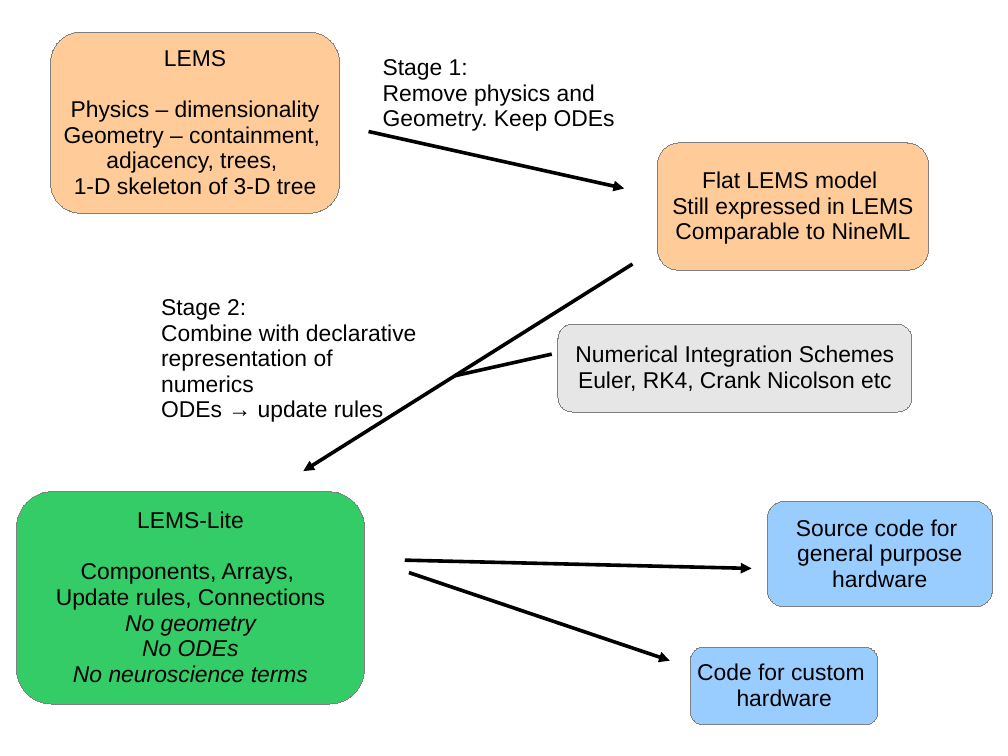
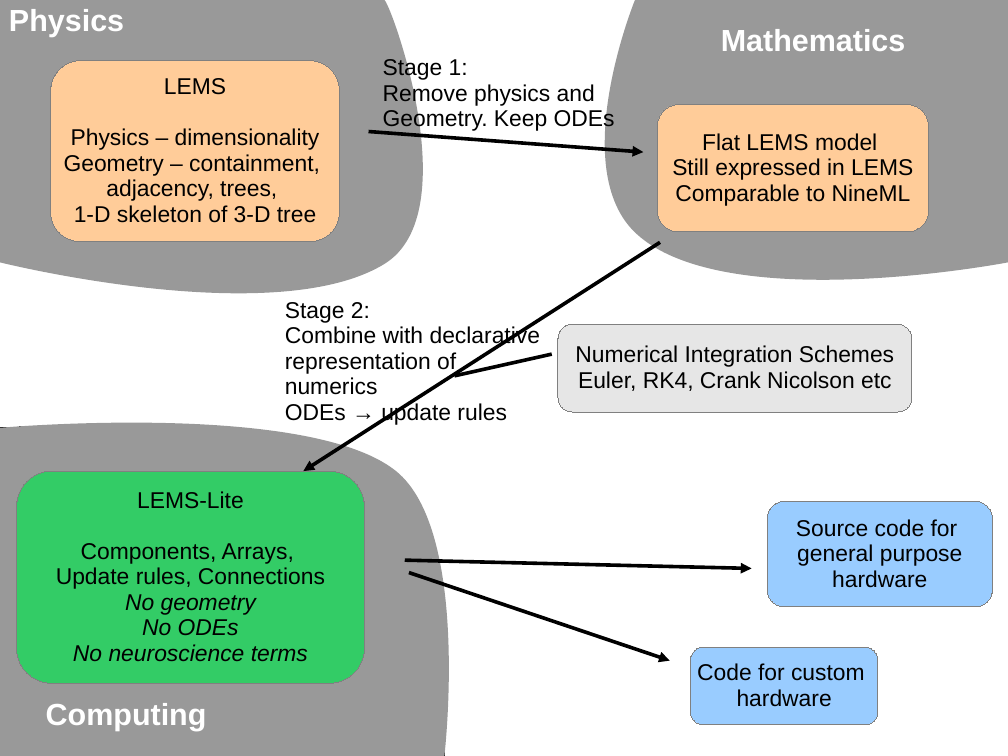
Before and after one commit to robertcannon/jldLEMS, a slide deck: slide 6 of docs/presentations/lems-lems-lite.odp (slide 5 before the commit). Drawn at 1008x756 pixels with LibreOffice and Linux fonts; fonts in the diff are those of the drawing. Boxes give left, top, right and bottom in pixels: in the first picture for what was removed or moved away, otherwise in the second. Text is boxed around its words. In the diff, an @@ line names an element or a change of style, - is before the commit and + after.

```diff
--- a/docs/presentations/lems-lems-lite.odp
+++ b/docs/presentations/lems-lems-lite.odp
@@ freeform shape added at bbox=[0, 0, 423, 294], fill #999999 @@
@@ text added at bbox=[9, 9, 124, 37], 24 pt, text #FFFFFF, bold @@
+Physics
@@ freeform shape added at bbox=[605, 0, 1008, 280], fill #999999 @@
@@ text added at bbox=[721, 29, 906, 51], 24 pt, text #FFFFFF, bold @@
+Mathematics
@@ rounded rectangle "LEMS": place and size @@
-rounded rectangle "LEMS" at bbox=[50, 32, 339, 213]
+rounded rectangle "LEMS" at bbox=[50, 60, 339, 241]
@@ rounded rectangle "Flat LEMS model": place and size @@
-rounded rectangle "Flat LEMS model" at bbox=[658, 143, 929, 270]
+rounded rectangle "Flat LEMS model" at bbox=[658, 104, 929, 231]
@@ arrow moved from (369, 132) - (625, 188) to (369, 132) - (644, 152) @@
@@ arrow moved from (633, 264) - (304, 471) to (660, 242) - (304, 471) @@
@@ text "Stage 2:": place and size @@
-text "Stage 2:" at bbox=[161, 299, 416, 423]
+text "Stage 2:" at bbox=[285, 302, 540, 425]
@@ freeform shape added at bbox=[0, 426, 445, 756], fill #999999, outline #000000 0 pt @@
@@ freeform shape added at bbox=[0, 423, 449, 756], fill #999999 @@
@@ rounded rectangle "LEMS-Lite": place and size @@
-rounded rectangle "LEMS-Lite" at bbox=[16, 492, 364, 704]
+rounded rectangle "LEMS-Lite" at bbox=[16, 471, 364, 683]
@@ text added at bbox=[46, 703, 207, 731], 24 pt, text #FFFFFF, bold @@
+Computing
```
Also in this commit, not shown: 3 other slides changed, 1 slide added, 1 slide removed, 7 other files.
